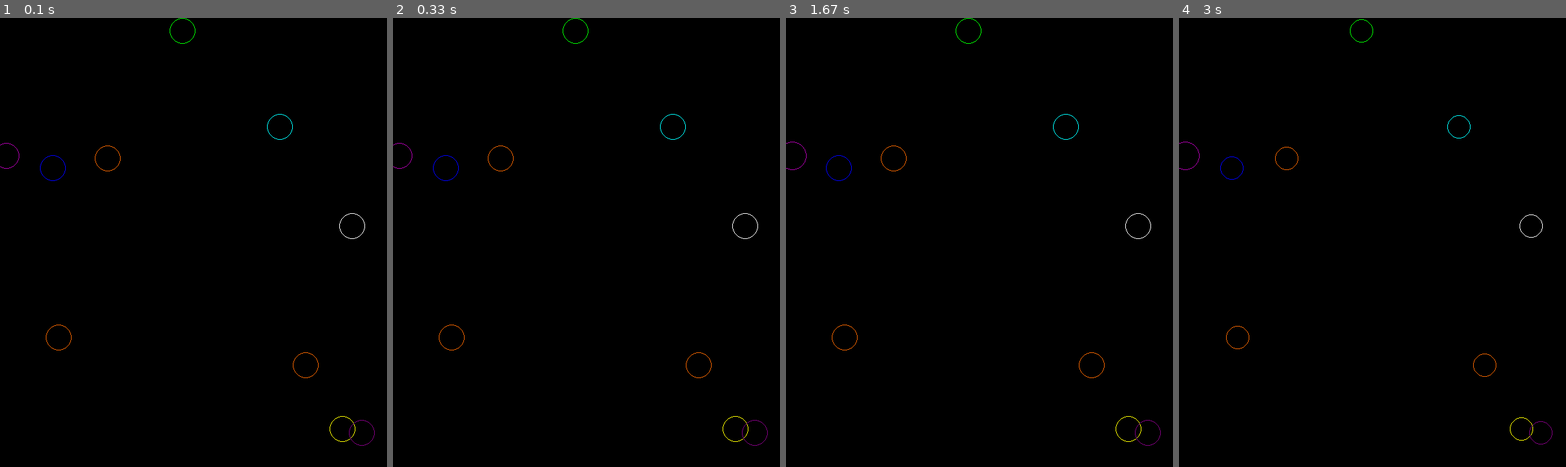
Above: before the commit, frames 1-4 (left to right).
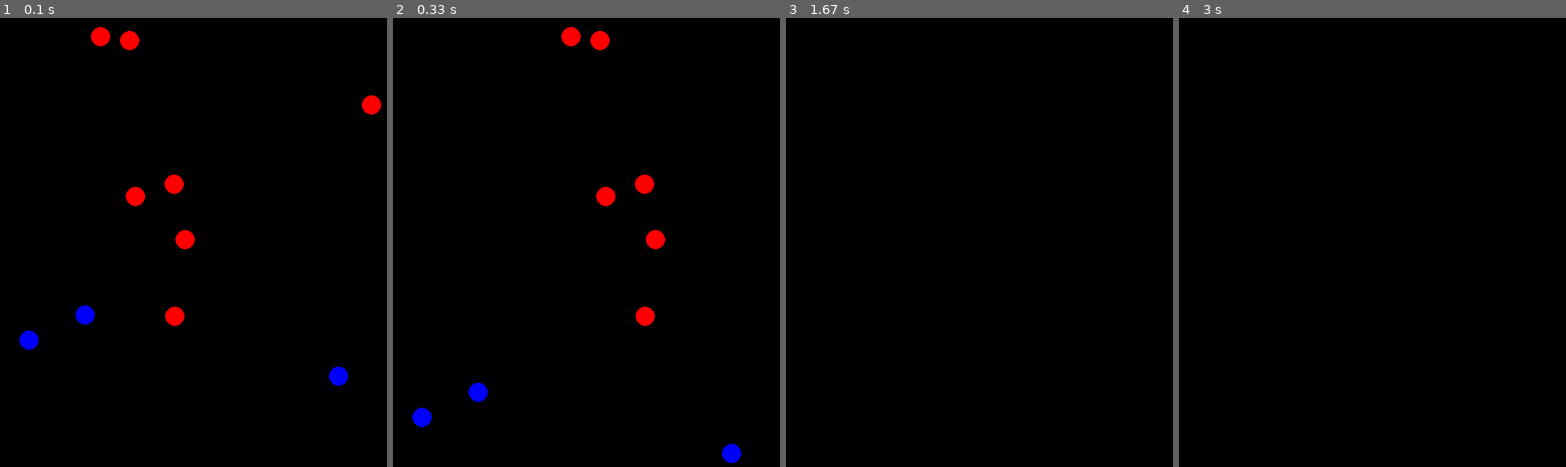
Above: after the commit, the same moments.

Repository: nayelipleskac/object_oriented_code
Game: pygame game, started from pygame_classes.py
Same seed, same stepped clock (60 frames per second), same inputs: the game is played once before the commit and once after it.
Inputs (mouse positions are in pixels of both pictures, inside the frame that each line leads up to):
- Up to frame 1 (0.1 s): no input
- Up to frame 2 (0.33 s): no input
- Up to frame 3 (1.67 s): click (805, 98) at 0.38 s; hold Down 0.67-1.13 s; hold Up 1.17-1.53 s; right-click (1033, 278) at 1.62 s
- Up to frame 4 (3 s): hold Down 1.9-2.27 s; hold Up 2.3-2.6 s; hold Down 2.63-2.93 s; hold Up from 2.97 s (still down)

The runs differ from the first frame. In frame 1, 1.9% of the frame differs, in the area x 0-99%, y 0-96%; in frame 2, 1.7%; in frame 3, 0.3%; in frame 4, 0.2%.

Commit message:
checkandMove()

Diff:
--- a/pygame_classes.py
+++ b/pygame_classes.py
@@ -284,15 +284,96 @@
 # print(ob2.radius)
 
 
-class Circle:
-    radius = 20
+# class Circle:
+#     radius = 20
+#     def __init__(self):
+#         self.x = random.randint(10,590)
+#         self.y = random.randint(10, 690)
+#         self.color = random.choice(colors)
+#     def draw(self):
+#         pygame.draw.circle(screen, self.color, (self.x, self.y), self.radius, 1)
+
+# circle1 = Circle()
+# circle2 = Circle()
+# circle3 = Circle()
+# circle4 = Circle()
+# circle5 = Circle()
+# circle6 = Circle()
+# circle7 = Circle()
+# circle8 = Circle()
+# circle9 = Circle()
+# circle10 = Circle()
+
+# circles = [circle1, circle2, circle3, circle4, circle5, circle6, circle7, circle8, circle9, circle10]
+
+
+# while True:
+#     screen.fill(black)
+#     for c in circles:
+#         c.draw()
+
+#         for event in pygame.event.get():
+#             if event.type == QUIT:
+#                 pygame.quit()
+#                 exit()
+#             elif event.type == KEYDOWN:
+#                 if event.key == K_UP:
+#                     Circle.radius = Circle.radius + 2
+#                 if event.key == K_DOWN:
+#                     Circle.radius = Circle.radius - 2
+#             elif event.type == MOUSEBUTTONDOWN:
+#                 print(event.button)
+#                 if event.button == 3:
+#                     circle1.radius+= 5
+#                     print('circle 1 radius += 5')
+
+#                     x_co, y_co = pygame.mouse.get_pos()
+#                     print(pygame.mouse.get_pos())
+#                     if x_co in range(c.x - c.radius, c.x + c.radius) and  y_co in range(c.y - c.radius, c.y + c.radius):
+#                     # if x_co in range(c.x, c.x + c.radius*2) and y_co in range(c.y + c.radius*2):
+#                         print('mouse pos inside circle')
+#                         c.radius = c.radius - 2
+
+#                 if event.button == 1:
+#                     circle2.radius+=5
+#                     print('circle 2 radius += 5')
+
+#                     x_co, y_co = pygame.mouse.get_pos()
+#                     print(pygame.mouse.get_pos())
+#                     if x_co in range(c.x - c.radius, c.x + c.radius) and  y_co in range(c.y - c.radius, c.y + c.radius):
+#                     # if x_co in range(c.x, c.x + c.radius*2) and y_co in range(c.y + c.radius*2):
+#                         print('mouse pos inside circle')
+#                         c.radius = c.radius + 2
+#     clock.tick(50)
+#     pygame.display.update()
+
+#up and down circles
+circleColor = [red, blue]
+class Circle():
+    radius = 15
     def __init__(self):
-        self.x = random.randint(10,590)
-        self.y = random.randint(10, 690)
-        self.color = random.choice(colors)
+        self.color = random.choice(circleColor)
+        self.x = random.randint(25, 575)
+        self.y = random.randint(25, 675)
+        self.xSpeed = 0
+        self.ySpeed = 0
     def draw(self):
-        pygame.draw.circle(screen, self.color, (self.x, self.y), self.radius, 1)
-
+        pygame.draw.circle(screen, self.color, (self.x, self.y), self.radius)
+    def checkandMove(self):
+        if self.color == red:
+            self.xSpeed = 5
+            self.ySpeed = 0
+            self.x += self.xSpeed
+        if self.color == blue:
+            self.xSpeed = 0
+            self.ySpeed = 5
+            self.y += self.ySpeed
+        if self.x < 25 or self.x > 675:
+            self.xSpeed = -self.xSpeed
+        if self.y < 25 or self.y > 775:
+            self.ySpeed = -self.ySpeed
+
+#circles
 circle1 = Circle()
 circle2 = Circle()
 circle3 = Circle()
@@ -309,33 +390,17 @@
 
 while True:
     screen.fill(black)
+    # draw circle
     for c in circles:
         c.draw()
-
-        for event in pygame.event.get():
-            if event.type == QUIT:
-                pygame.quit()
-                exit()
-            elif event.type == KEYDOWN:
-                if event.key == K_UP:
-                    Circle.radius = Circle.radius + 2
-                if event.key == K_DOWN:
-                    Circle.radius = Circle.radius - 2
-            elif event.type == MOUSEBUTTONDOWN:
-                print(event.button)
-                if event.button == 3:
-                    x_co, y_co = pygame.mouse.get_pos()
-                    if x_co in range(c.x, c.x + c.radius*2) and y_co in range(c.y + c.radius*2):
-                        print(pygame.mouse.get_pos())
-                        c.radius = c.radius - 2
-
-                if event.button == 1:
-                    x_co, y_co = pygame.mouse.get_pos()
-                    if x_co in range(c.x, c.x + c.radius*2) and y_co in range(c.y + c.radius*2):
-                        print(pygame.mouse.get_pos())
-                        c.radius = c.radius + 2
-    clock.tick(50)
+        c.checkandMove()
     pygame.display.update()
+    clock.tick(100)
+    for event in pygame.event.get():
+        if event.type == pygame.QUIT:
+            pygame.quit()
+            exit()
+
 
 
 
